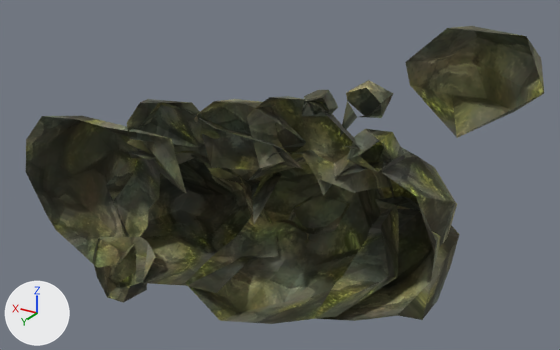
What one commit did to the OBJ model sceneobjs/zhucheng_yewai_370/zhucheng_yewai_370_zawu06.obj.
Rendered twice from a 50 mm camera at (-396.0, 558.0, 306.0) aimed at (-9.0, -87.0, -17.0). The lights are fixed; the arrows at lower left show +X, +Y and +Z. Where no turn or scale is listed for an object, it has been applied to the vertices.

Script lines for the objects in view, before the commit:
```python
me_zhucheng_yewai_370_zawu06 = bpy.data.meshes.new('zhucheng_yewai_370_zawu06')
me_zhucheng_yewai_370_zawu06.from_pydata(...)  # 413 vertices, 610 faces; spans x -282.0..282.0, y -180.0..0.0, z -179.0..179.0
me_zhucheng_yewai_370_zawu06.materials.append(mat_material_1)  # picture img_zhucheng_yewai_370_shikuai01_png
ob_zhucheng_yewai_370_zawu06 = bpy.data.objects.new('zhucheng_yewai_370_zawu06', me_zhucheng_yewai_370_zawu06)
ob_zhucheng_yewai_370_zawu06.location = (0.0, 0.0, 0.0)
```
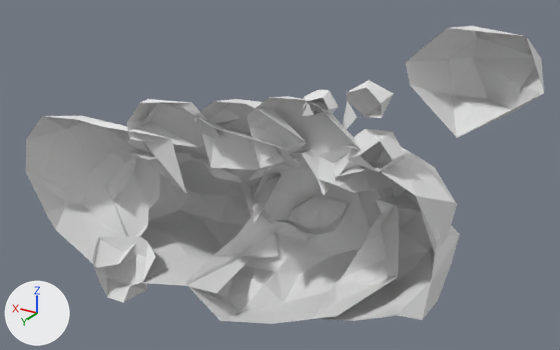
Pixel boxes (x1, y1, x2, y2) of what changed, in the pictures (560 x 350 px):
'zhucheng_yewai_370_zawu06', recoloured
    both: (26, 26, 544, 324)

Diff of the bpy script that builds the scene:
```diff
--- a/sceneobjs/zhucheng_yewai_370/zhucheng_yewai_370_zawu06.obj.py
+++ b/sceneobjs/zhucheng_yewai_370/zhucheng_yewai_370_zawu06.obj.py
@@ mat_material_1_1 @@
+mat_material_1_1 = principled_material('material_1')
+mat_material_1_1.base_color = (0.8, 0.8, 0.8)  # white #e7e7e7
+mat_material_1_1.roughness = 1.0
@@ me_zhucheng_yewai_370_zawu06 @@
 me_zhucheng_yewai_370_zawu06.from_pydata(...)  # 413 vertices, 610 faces; spans x -282.0..282.0, y -180.0..0.0, z -179.0..179.0
-me_zhucheng_yewai_370_zawu06.materials.append(mat_material_1)  # picture img_zhucheng_yewai_370_shikuai01_png
+me_zhucheng_yewai_370_zawu06.materials.append(mat_material_1_1)  # white #e7e7e7
```
